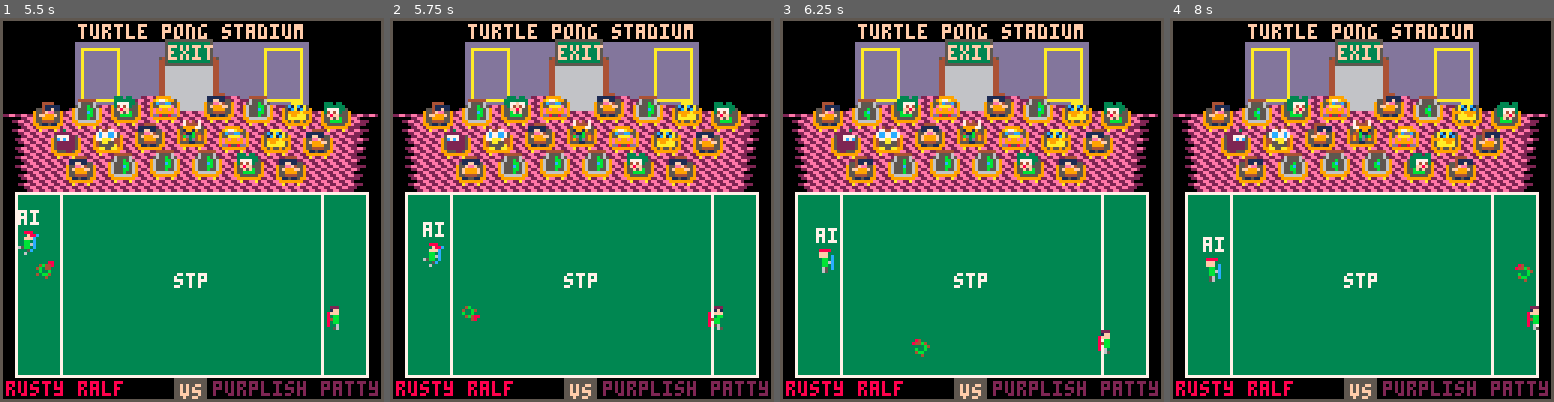
Above: before the commit, frames 1-4 (left to right).
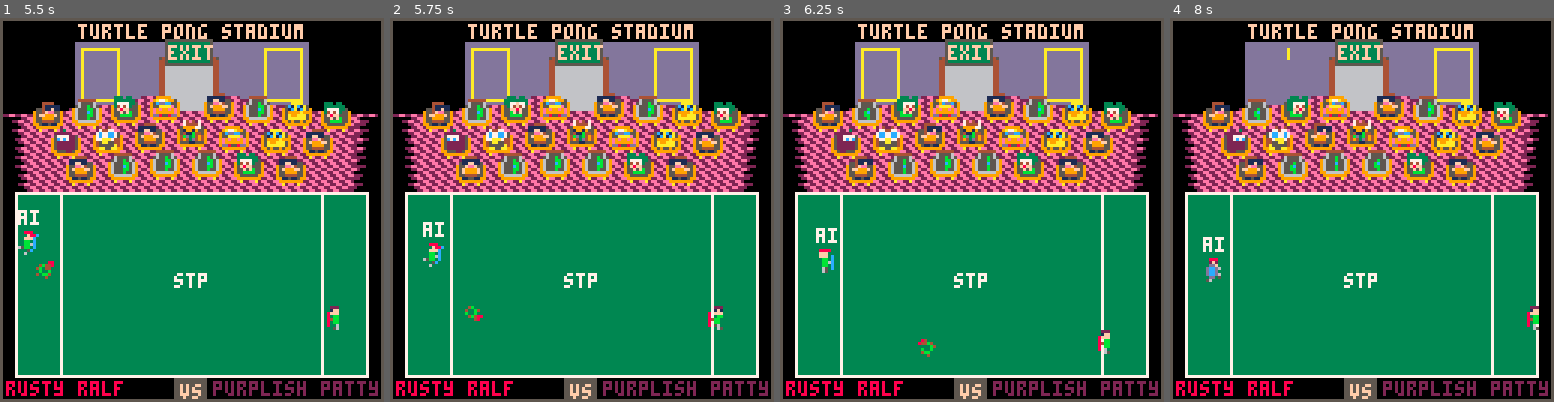
Above: after the commit, the same moments.

Repository: topromulan/STP4
Game: PICO-8 cartridge stp4.p8
Same seed, same stepped clock (60 frames per second), same inputs: the game is played once before the commit and once after it.
Inputs:
- Up to frame 1 (5.5 s): tap X (X key) at 0.33, 1.07, 1.85, 2.97, 4.08, 5.2 s; tap O (Z key) at 0.7, 1.7, 2.1, 2.5, 2.9, 3.3, 3.7, 4.1, 4.5, 4.9, 5.3 s; hold Right 1.6-2.1 s; hold Up 2.15-2.42 s; hold Right 2.47-3.03 s; hold Left 3.08-3.58 s; hold Down 3.63-3.97 s; hold Right 4.02-4.68 s; hold Up 4.73-5.03 s; hold Left from 5.08 s (still down)
- Up to frame 2 (5.75 s): release Left at 5.68 s; tap O (Z key) at 5.7 s; hold Down from 5.73 s (still down)
- Up to frame 3 (6.25 s): release Down at 6.03 s; hold Right from 6.08 s (still down); tap O (Z key) at 6.1 s
- Up to frame 4 (8 s): tap X (X key) at 6.32, 7.43 s; tap O (Z key) every 0.4 s from 6.5 to 7.7 s; release Right at 6.58 s; hold Right 6.63-7.13 s; hold Up 7.18-7.45 s; hold Right from 7.5 s (still down)

Frame 1 is identical in both runs. In frame 2, 0.1% of the frame differs, in the area x 18-25%, y 75-79%; in frame 3, 0.3%; in frame 4, 1.8%, in the area x 9-95%, y 7-69%.

Commit message:
variable lowspeed based on lead

Diff:
--- a/stp4.p8
+++ b/stp4.p8
@@ -321,6 +321,7 @@
  player_sprites={{9,25,41,57,56,55,54},{10,26,42,58,59,60,61}}
 
  scores={0,0}
+ lead=0
 
  holding={false,false}
 
@@ -646,6 +647,14 @@
  adjustedy=oddball_y+flr(3.5+rnd())
  if(dope_num==1) shieldx=playersx[1]+5 else shieldx=playersx[2]+2
 
+ --if ai vs ai lead will be p2 lead
+ --doesn't matter whatever
+ lowspeed=1.3234-lead/10
+ highspeed=4.2
+
+ force_multiplier=-1*(1.05-lead/75)
+ printh(" fm="..force_multiplier.."  "..cycles.."  odx="..oddball_dx)
+
  if(abs(adjustedx-shieldx)<3) then
   --check for paddle impact
 
@@ -657,7 +666,7 @@
   if(adjustedy>=shieldhity1 and adjustedy<=shieldhity2) then
    if(not players[approaching_player].dancing) then
     --collision
-    oddball_dx*=-1.025
+    oddball_dx*=force_multiplier
     if(dope_offset<2.1) then
      oddball_dy-=1.8+rnd(0.4)
     elseif(dope_offset<4.1) then
@@ -683,8 +692,8 @@
    else
     oddball_dx+=(0.05+rnd(0.05))*playersdx[approaching_player]
    end
-   lowspeed=1.1234
-   highspeed=4.2
+   if(abs(lead)>3) lowspeed*=0.75
+   printh(lowspeed)
    if(abs(oddball_dx)<lowspeed) oddball_dx=lowspeed*(oddball_dx/abs(oddball_dx))
    if(abs(oddball_dx)>highspeed) oddball_dx=highspeed*(oddball_dx/abs(oddball_dx))
    oddball_dy+=0.45*playersdy[approaching_player]
@@ -1043,7 +1052,7 @@
   party_message="everybody wins!!"
   plaque_color=4
  end
- play_song(0)
+ music(0)
  party_update()
  compliments={"★stellar★","▒first place▒","∧electric∧","✽like a ninja✽","♪epic♪","◆rad◆","⧗top notch⧗","▥ zen-like ▥","🅾️pico-riffic❎"}
  adjective=compliments[1+flr(rnd(#compliments))]
